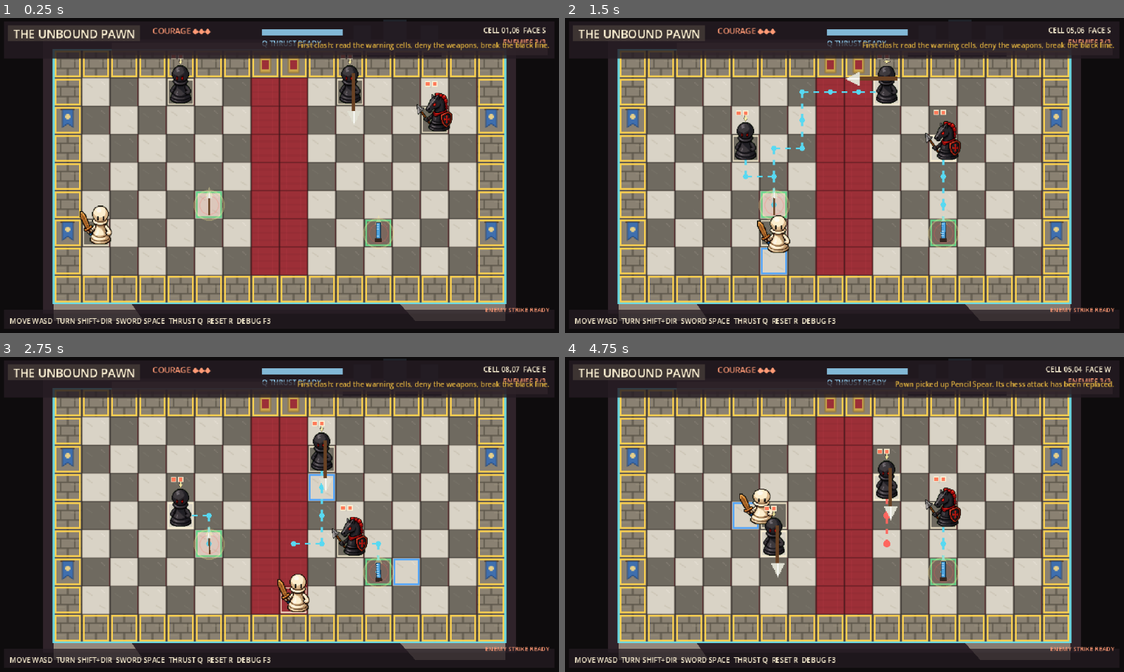
Above: before the commit, frames 1-4 (two rows, left to right).
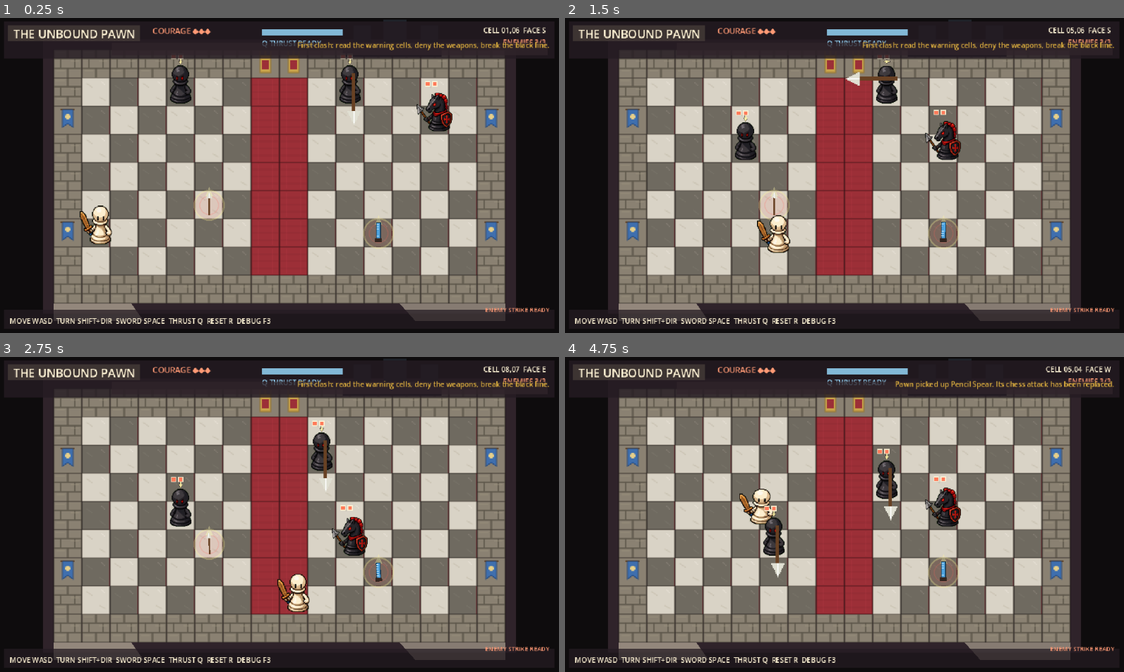
Above: after the commit, the same moments.

Repository: ThachCoder2k2/2d-hess-game-rpg
Game: Godot game, scene res://scenes/main.tscn
Same seed, same stepped clock (60 frames per second), same inputs: the game is played once before the commit and once after it.
Inputs:
- Up to frame 1 (0.25 s): no input
- Up to frame 2 (1.5 s): hold D (move_right) 0.53-1.28 s; tap Space (attack) at 0.6 s; hold S (move_down) from 1.28 s (still down); tap Shift (turn_mode) at 1.35 s
- Up to frame 3 (2.75 s): release S (move_down) at 2.03 s; hold D (move_right) from 2.03 s (still down); tap Space (attack) at 2.1 s
- Up to frame 4 (4.75 s): release D (move_right) at 2.78 s; hold W (move_up) 2.78-3.53 s; tap Shift (turn_mode) at 2.85, 4.35 s; hold A (move_left) from 3.53 s (still down); tap Space (attack) at 3.6 s

The runs differ from the first frame. In frame 1, 6.2% of the frame differs, in the area x 9-91%, y 9-91%; in frame 2, 6.6%; in frame 3, 6.7%; in frame 4, 6.3%.

Commit message:
Demo posture: debug checkbox ships off, fullscreen window, F11 toggle
The debug overlay was a hardcoded `true` in main.gd — fine for development,
wrong default for handing someone the game. It is now an Inspector checkbox
on the Main scene root (off by default; F3 still flips it at runtime), and
boot pushes the choice down to the board so the scene is the single switch.

The window ships like a playable game: fullscreen with aspect-preserving
letterboxing over the 640x360 pixel viewport, F11 to drop back to a window,
and the hero pawn as the project icon. build/ is ignored ahead of export
artifacts (export_presets.cfg already was, per Godot convention).

Suite asserts the shipped posture: debug off, fullscreen on.

Co-Authored-By: Claude Fable 5 <noreply@anthropic.com>

Diff:
--- a/project.godot
+++ b/project.godot
@@ -13,6 +13,7 @@
 config/name="The Unbound Pawn"
 run/main_scene="res://scenes/main.tscn"
 config/features=PackedStringArray("4.6")
+config/icon="res://assets/sprites/generated/hero_pawn.png"
 
 [audio]
 
@@ -26,9 +27,11 @@
 
 window/size/viewport_width=640
 window/size/viewport_height=360
+window/size/mode=3
 window/size/window_width_override=1280
 window/size/window_height_override=720
 window/stretch/mode="canvas_items"
+window/stretch/aspect="keep"
 
 [input]
 
--- a/scripts/main.gd
+++ b/scripts/main.gd
@@ -11,6 +11,8 @@
 @export var board_path: NodePath = ^"PrototypeBoard"
 @export var hud_path: NodePath = ^"HUD"
 @export var hero_start_cell := Vector2i(3, 7)
+## Draw board boundaries, paths, and behavior labels. F3 still toggles at runtime.
+@export var debug_enabled := false
 
 var ecs: EcsWorld
 var cast: Dictionary = {}
@@ -23,8 +25,8 @@
 var total_enemies := 0
 var defeated_enemies := 0
 var room_ending := false
-var debug_enabled := true
 var _debug_key_was_pressed := false
+var _fullscreen_key_was_pressed := false
 var _last_token_owner := 0
 
 
@@ -53,6 +55,7 @@
 	if board != null:
 		board.z_index = -5
 		board.setup(ecs.grid, ecs)
+		board.set_debug_enabled(debug_enabled)
 	if player_view != null:
 		camera_rig = player_view.get_node_or_null("Camera2D") as CameraRig
 		if camera_rig != null:
@@ -66,6 +69,10 @@
 	if Input.is_key_pressed(KEY_F3) and not _debug_key_was_pressed:
 		_set_debug_enabled(not debug_enabled)
 	_debug_key_was_pressed = Input.is_key_pressed(KEY_F3)
+	if Input.is_key_pressed(KEY_F11) and not _fullscreen_key_was_pressed:
+		var window := get_window()
+		window.mode = Window.MODE_WINDOWED if window.mode == Window.MODE_FULLSCREEN else Window.MODE_FULLSCREEN
+	_fullscreen_key_was_pressed = Input.is_key_pressed(KEY_F11)
 
 	if not room_ending:
 		ecs.tick(delta)
--- a/tests/run_tests.gd
+++ b/tests/run_tests.gd
@@ -166,6 +166,11 @@
 	_expect(music_player != null and music_player.bus == &"Music", "MusicPlayer routes to the Music bus")
 	var music_stream: AudioStreamWAV = music_player.stream as AudioStreamWAV if music_player != null else null
 	_expect(music_stream != null and music_stream.loop_mode == AudioStreamWAV.LOOP_FORWARD, "music track loops from its embedded WAV loop points")
+
+	# Demo posture: debug overlay is an Inspector checkbox that ships off,
+	# and the game window ships fullscreen (F11 toggles at runtime).
+	_expect(not bool(main_scene.get("debug_enabled")), "debug overlay ships off (Inspector checkbox on Main)")
+	_expect(int(ProjectSettings.get_setting("display/window/size/mode", 0)) == 3, "game window ships fullscreen")
 	main_scene.free()
 
 	print("TESTS COMPLETE: %d failure(s)" % failures)
Not shown, changed: .gitignore
